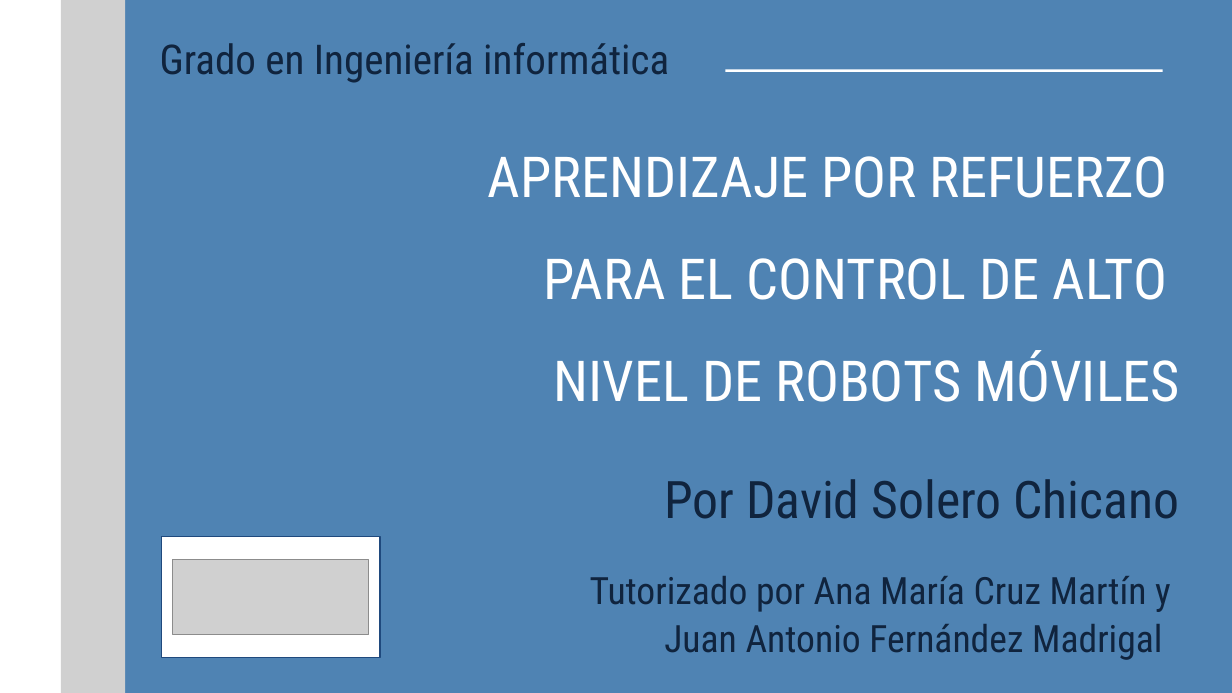
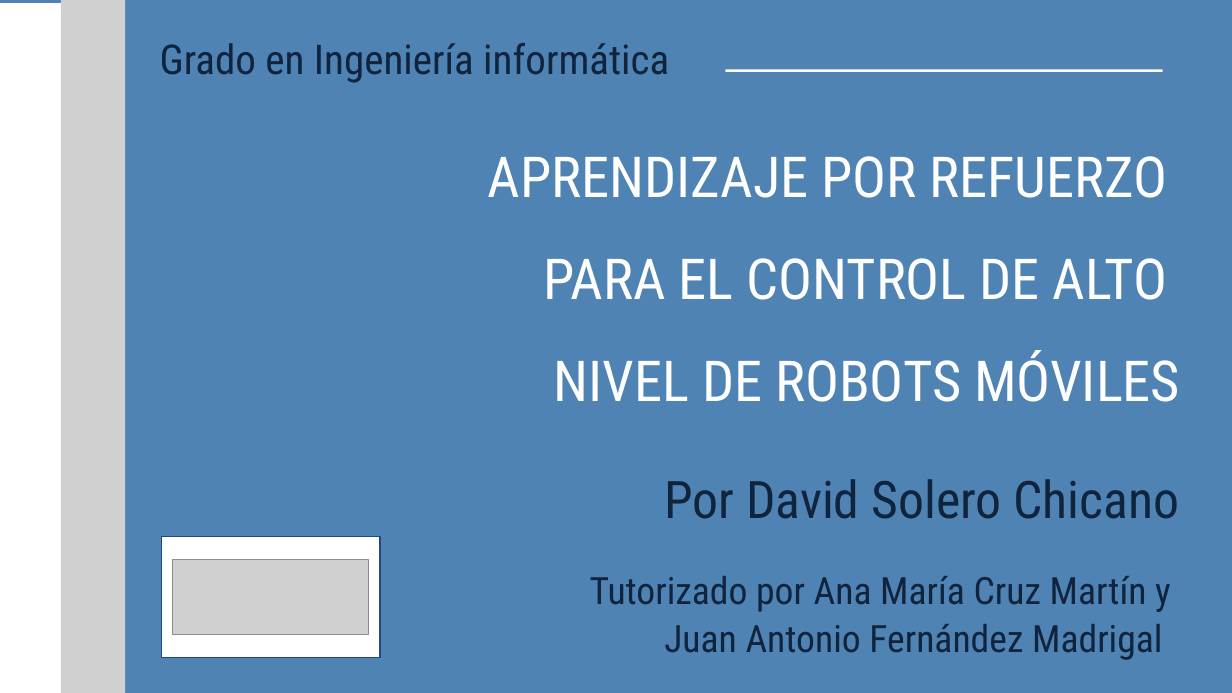
Before and after one commit to davidsolero/TFG-Coppelia-Reinforcement-Learning, a slide deck: slide 1 of redaccion/defensa/Presentación Trabajo Final Tesis Profesional Moderna Sencilla Azul .pptx. Drawn at 1232x693 pixels with LibreOffice and Linux fonts; fonts in the diff are those of the drawing; grey boxes stand for pictures. Boxes give left, top, right and bottom in pixels: in the first picture for what was removed or moved away, otherwise in the second. Text is boxed around its words. In the diff, an @@ line names an element or a change of style, - is before the commit and + after.

```diff
--- a/redaccion/defensa/Presentación Trabajo Final Tesis Profesional Moderna Sencilla Azul .pptx
+++ b/redaccion/defensa/Presentación Trabajo Final Tesis Profesional Moderna Sencilla Azul .pptx
@@ freeform shape at bbox=[0, 2, 125, 693]: outline redrawn @@
```
Also in this commit, not shown: 1 other file.
